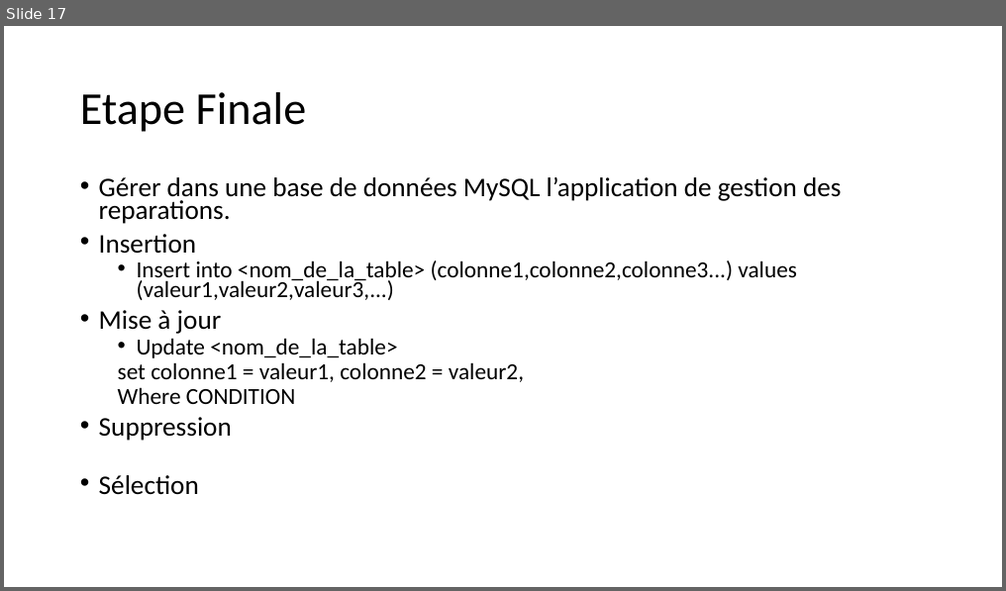
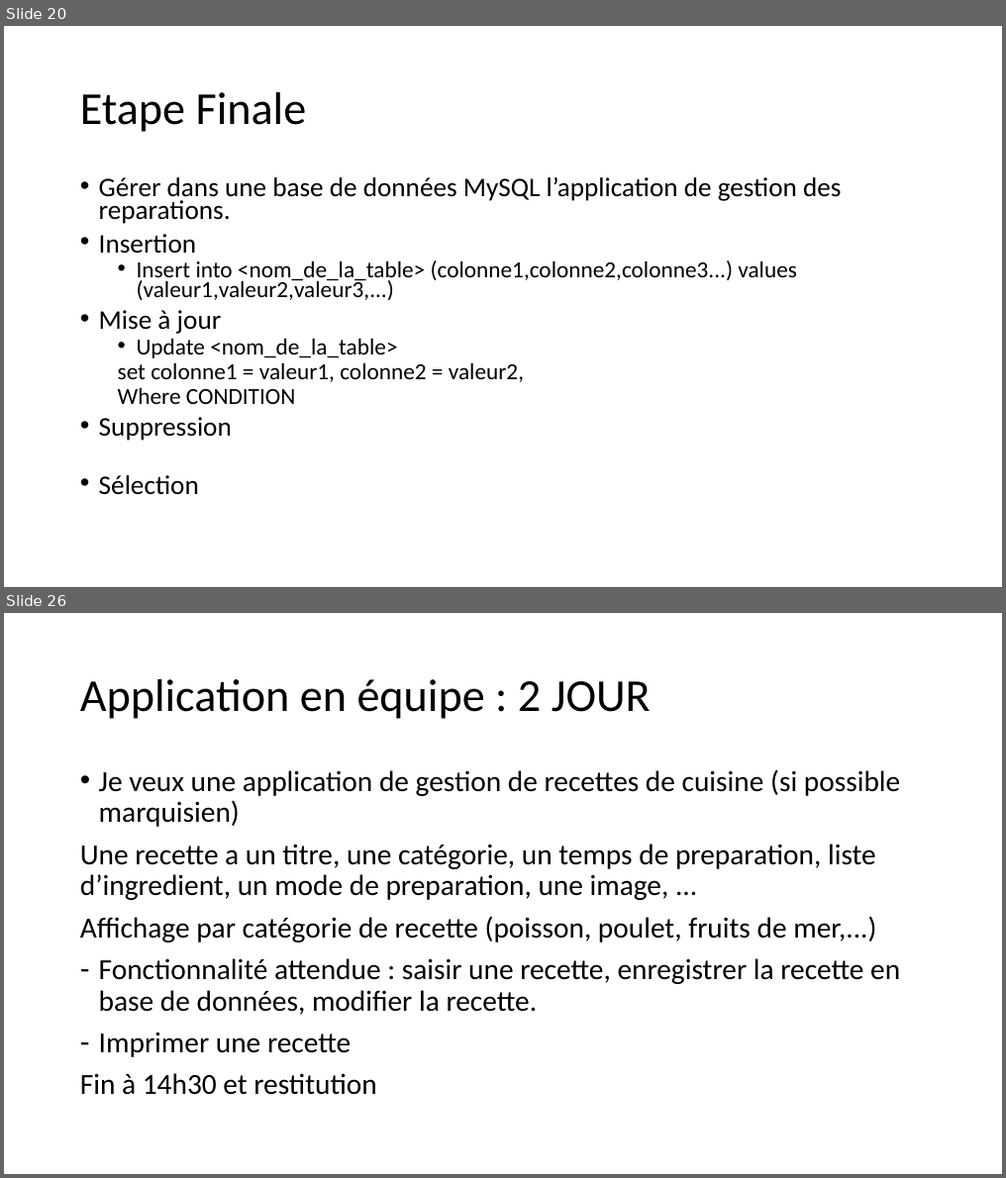
Before and after one commit to ronnykwon/TutoCNAM, a slide deck: Document/Explication.pptx. Shown one above the other, each under a label of ours: slide 17 before the commit, slides 20 and 26 after it; the slides between them are not shown. The pictures are 1006x591 and 1006x1178 pixels, drawn with LibreOffice and Linux fonts; fonts in the diff are those of the drawing. Boxes give left, top, right and bottom in pixels: in the first picture for what was removed or moved away, otherwise in the second. Text is boxed around its words. In the diff, an @@ line names an element or a change of style, - is before the commit and + after.

```diff
--- a/Document/Explication.pptx
+++ b/Document/Explication.pptx
@@ slide 26 added at (x1=4, y1=613, x2=1002, y2=1174), background #FFFFFF @@
@@ title added at (x1=80, y1=679, x2=650, y2=719), 44 pt, text #000000 @@
+Application en équipe : 2 JOUR
@@ text added at (x1=80, y1=769, x2=900, y2=1095), 28 pt, text #000000 @@
+• Je veux une application de gestion de recettes de cuisine (si possible marquisien)
+Une recette a un titre, une catégorie, un temps de preparation, liste d’ingredient, un mode de preparation, une image, ...
+Affichage par catégorie de recette (poisson, poulet, fruits de mer,...)
+– Fonctionnalité attendue : saisir une recette, enregistrer la recette en base de données, modifier la recette.
+– Imprimer une recette
+Fin à 14h30 et restitution
@@ what was slide 17 is now slide 20 @@
```
Also in this commit, not shown: 8 slides changed, 9 other slides added, 2 slides removed, 16 other files.
